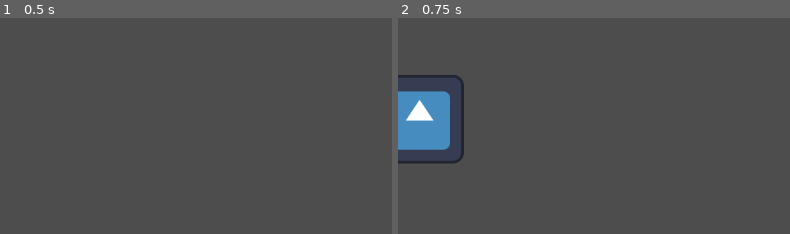
Above: before the commit, frames 1-2 (left to right).
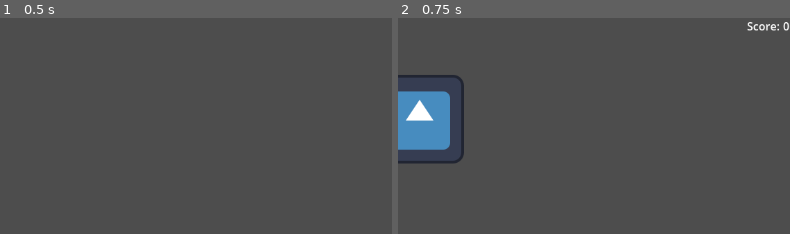
Above: after the commit, the same moments.

Repository: gdp-ufrj/raposo-standup
Game: Godot game, scene res://Scenes/MainMenu.tscn
The game is run twice, just before and just after one commit, with the same random seed, the same clock (stepped at 60 frames per second) and the same inputs. The engine's default icon, where the game draws it, is replaced by a stand-in: a white triangle on a blue panel in a dark square.
Inputs:
- Up to frame 1 (0.5 s): no input
- Up to frame 2 (0.75 s): click "Start" at 0.5 s
The pictures show only the part of the screen within x 50-100%, y 0-50%; the shares and areas given below are measured in that part.

Frame 1 is identical in both runs. In frame 2, 0.2% of the frame differs, in the area x 89-100%, y 1-7%.

Commit message:
criando GUI basica com pontuacao

Diff:
--- a/Scenes/gameplay.tscn
+++ b/Scenes/gameplay.tscn
@@ -1,8 +1,10 @@
-[gd_scene load_steps=6 format=3 uid="uid://0qdt2th35cx5"]
+[gd_scene load_steps=8 format=3 uid="uid://0qdt2th35cx5"]
 
 [ext_resource type="Texture2D" uid="uid://dhqk85m8pkqkb" path="res://Assets/icon.svg" id="1_vxgb6"]
 [ext_resource type="Script" path="res://Scripts/InputControl.gd" id="2_vo60r"]
+[ext_resource type="AudioStream" uid="uid://cs38vh3s8atsh" path="res://Assets/musica_120BPM.mp3" id="4_4nw44"]
 [ext_resource type="Script" path="res://Scripts/Bubble.gd" id="4_d0jyi"]
+[ext_resource type="PackedScene" uid="uid://cuv3fax2qw7x1" path="res://Scenes/gui.tscn" id="5_r6kmo"]
 
 [sub_resource type="SpriteFrames" id="SpriteFrames_4w0rr"]
 animations = [{
@@ -47,7 +49,12 @@
 current = true
 
 [node name="Music" type="AudioStreamPlayer2D" parent="."]
+stream = ExtResource("4_4nw44")
 autoplay = true
 
+[node name="GUI" parent="." instance=ExtResource("5_r6kmo")]
+
 [connection signal="input_pressed" from="Player" to="Bubble" method="_on_player_input_pressed"]
+[connection signal="life_lost" from="Bubble" to="GUI" method="_on_bubble_life_lost"]
+[connection signal="score_increased" from="Bubble" to="GUI" method="_on_bubble_score_increased"]
 [connection signal="timeout" from="Bubble/Timer" to="Bubble" method="_on_timer_timeout"]
--- /dev/null
+++ b/Scenes/gui.tscn
@@ -0,0 +1,37 @@
+[gd_scene load_steps=2 format=3 uid="uid://cuv3fax2qw7x1"]
+
+[ext_resource type="Script" path="res://Scripts/Gui.gd" id="1_lbuu0"]
+
+[node name="GUI" type="CanvasLayer" node_paths=PackedStringArray("score_value_label")]
+script = ExtResource("1_lbuu0")
+score_value_label = NodePath("Control/MarginContainer/HBoxContainer/ScoreValue")
+
+[node name="Control" type="Control" parent="."]
+layout_mode = 3
+anchors_preset = 15
+anchor_right = 1.0
+anchor_bottom = 1.0
+grow_horizontal = 2
+grow_vertical = 2
+
+[node name="MarginContainer" type="MarginContainer" parent="Control"]
+layout_mode = 1
+anchors_preset = 15
+anchor_right = 1.0
+anchor_bottom = 1.0
+grow_horizontal = 2
+grow_vertical = 2
+
+[node name="HBoxContainer" type="HBoxContainer" parent="Control/MarginContainer"]
+layout_mode = 2
+size_flags_vertical = 0
+alignment = 2
+
+[node name="ScoreText" type="Label" parent="Control/MarginContainer/HBoxContainer"]
+layout_mode = 2
+text = "Score:"
+
+[node name="ScoreValue" type="Label" parent="Control/MarginContainer/HBoxContainer"]
+layout_mode = 2
+size_flags_horizontal = 8
+text = "00000000"
--- a/Scripts/Bubble.gd
+++ b/Scripts/Bubble.gd
@@ -1,4 +1,7 @@
 extends AnimatedSprite2D
+
+signal score_increased(value)
+signal life_lost()
 
 @export var total_emoji : int = 8
 @export var min_emoji : int = 3
@@ -35,8 +38,10 @@
 	var current_queue = direction_queue[queue_index]
 	if !input_hit and current_queue == direction:
 		print("Acertou")
+		score_increased.emit(100)
 	else:
 		print("Errou")
+		life_lost.emit()
 	input_hit = true
 
 
@@ -68,8 +73,8 @@
 
 func increment_beat_tempo():
 	beat_time_multiplier += beat_time_increment
-	var new_beat_time = clamp(beat_time/beat_time_multiplier, 0.25, beat_time)
-	set_music_tempo(new_beat_time)
+	beat_time_multiplier = clamp(beat_time_multiplier, beat_time_multiplier, beat_time*2)
+	set_music_tempo(beat_time/beat_time_multiplier)
 
 
 func set_music_tempo(tempo: float):
@@ -78,8 +83,13 @@
 
 
 func _on_timer_timeout():
+	# loses life if timeout occurs and player did not play
+	if bubble_active and (!input_hit and direction_queue[queue_index] != null):
+		life_lost.emit()
+
 	increment_index()
 
+	# controls the back and forth of audience and player
 	if queue_index == total_emoji:
 		if !bubble_active:
 			queue_index = 0
--- /dev/null
+++ b/Scripts/Gui.gd
@@ -0,0 +1,27 @@
+extends CanvasLayer
+
+@export var score : int = 0
+@export var score_value_label : Label
+@export var life : int = 10
+
+func _ready():
+	update_label()
+
+
+func update_label():
+	score_value_label.text = str(score)
+
+
+func _on_bubble_score_increased(value):
+	score += value
+	update_label()
+
+
+func _on_bubble_life_lost():
+	life -= 1
+	if life <= 0:
+		game_over()
+
+
+func game_over():
+	print("Perdeu")
Not shown, added: Assets/musica_120BPM.mp3.import
Not shown, added: Assets/musica_120BPM.mp3
